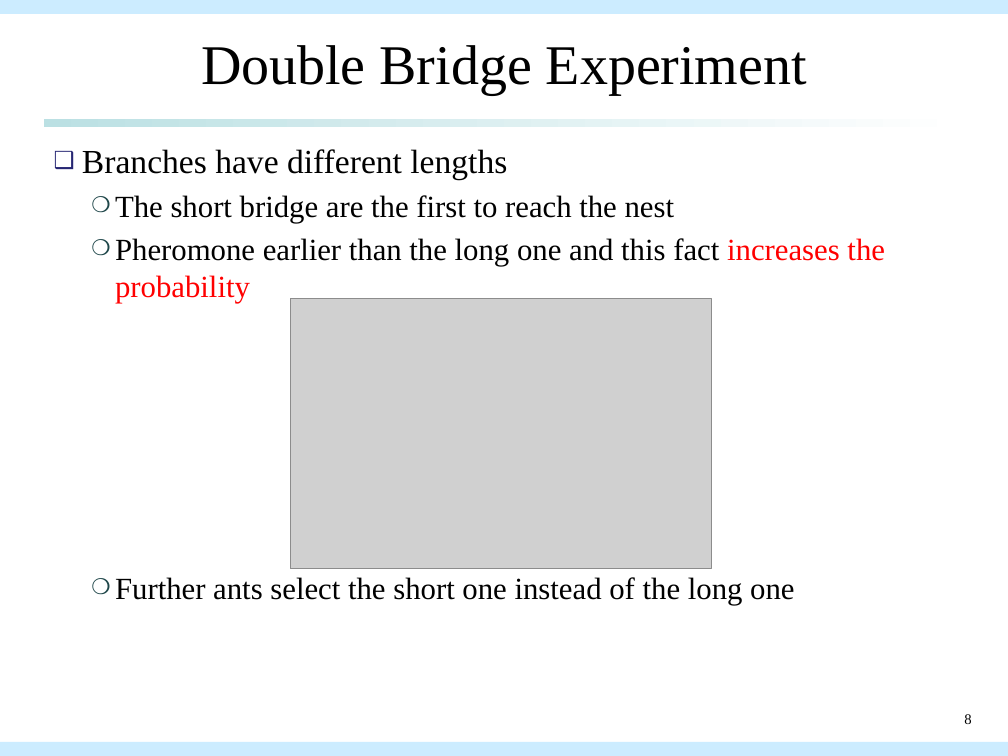
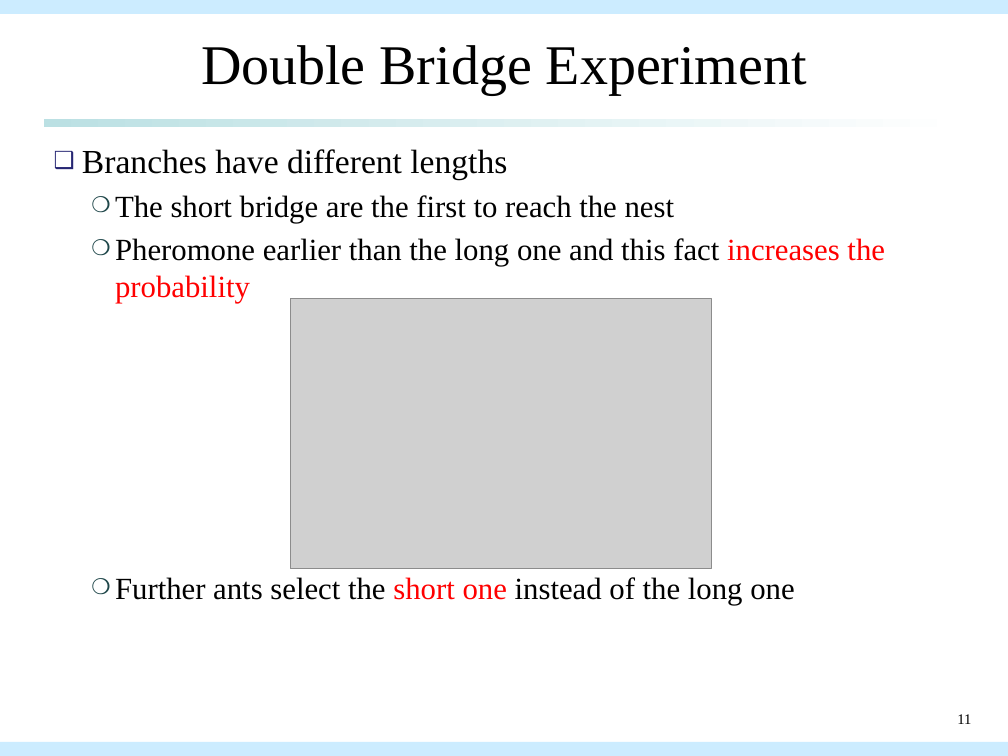
Before and after one commit to qwe8496516/AI_course, a slide deck: slide 11 of AI_presentation/aco_presentation.pptx (slide 8 before the commit). Drawn at 1008x756 pixels with LibreOffice and Linux fonts; fonts in the diff are those of the drawing; grey boxes stand for pictures. Boxes give left, top, right and bottom in pixels: in the first picture for what was removed or moved away, otherwise in the second. Text is boxed around its words. In the diff, an @@ line names an element or a change of style, - is before the commit and + after.

```diff
--- a/AI_presentation/aco_presentation.pptx
+++ b/AI_presentation/aco_presentation.pptx
@@ text at [115, 577, 794, 605]: text colour #000000 to #FF0000 in "short one" @@
@@ page number at [957, 714, 971, 724]: text changed @@
-8
+11
```
Also in this commit, not shown: 6 other slides changed, 8 slides added, 1 other file.
